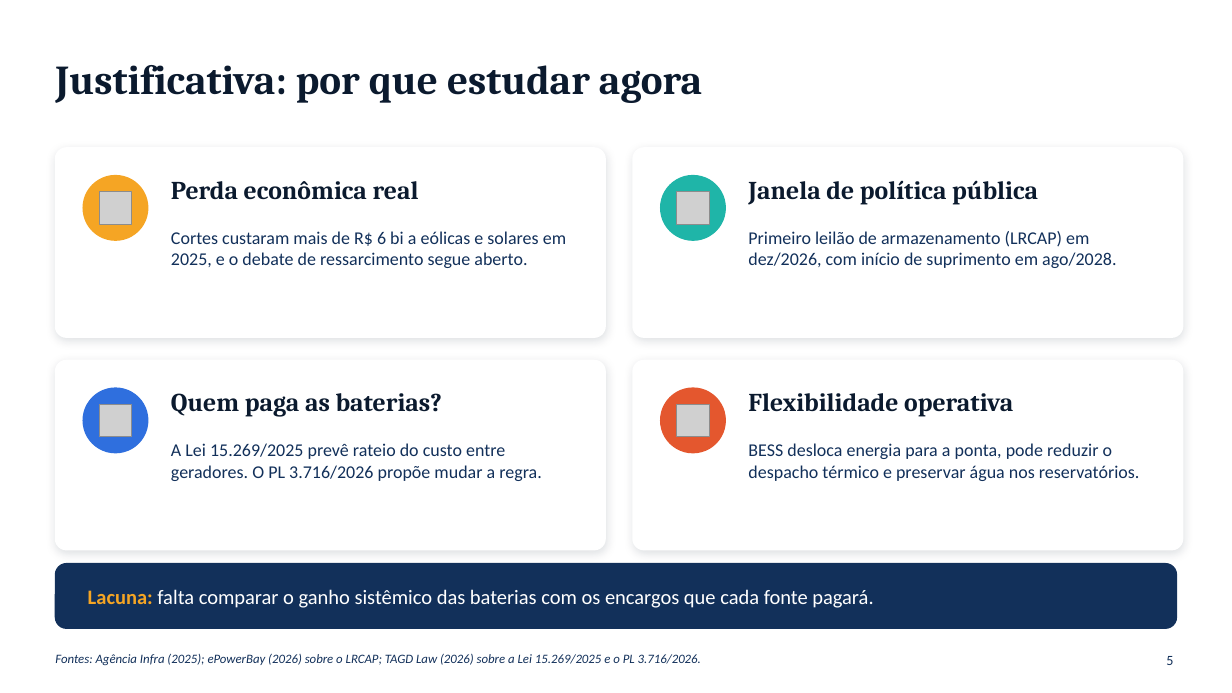
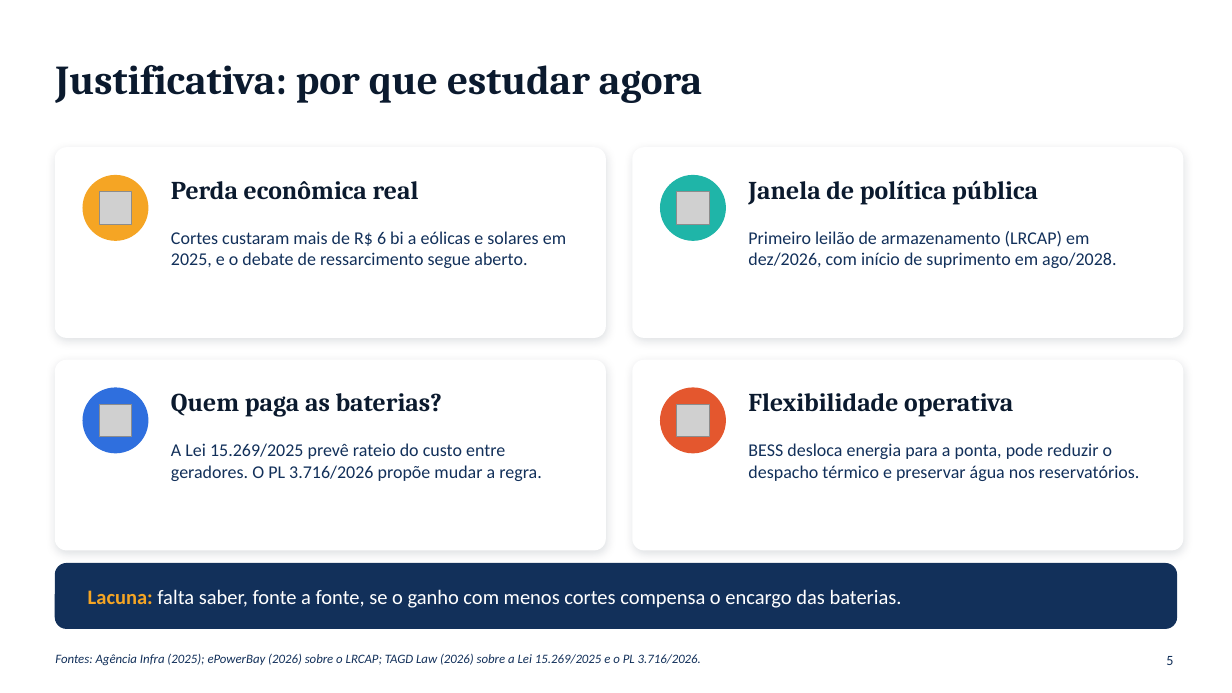
Before and after one commit to RonaldoSouza74/Instituto-de-Economia, a slide deck: slide 5 of Baterias_SIN_Economia_Setor_Eletrico_I.pptx. Drawn at 1232x693 pixels with LibreOffice and Linux fonts; fonts in the diff are those of the drawing; grey boxes stand for pictures. Boxes give left, top, right and bottom in pixels: in the first picture for what was removed or moved away, otherwise in the second. Text is boxed around its words. In the diff, an @@ line names an element or a change of style, - is before the commit and + after.

```diff
--- a/Baterias_SIN_Economia_Setor_Eletrico_I.pptx
+++ b/Baterias_SIN_Economia_Setor_Eletrico_I.pptx
@@ text at (88, 589, 902, 608): text changed @@
-Lacuna: falta comparar o ganho sistêmico das baterias com os encargos que cada fonte pagará.
+Lacuna: falta saber, fonte a fonte, se o ganho com menos cortes compensa o encargo das baterias.
```
Also in this commit, not shown: 15 other slides changed, 2 slides added, 2 slides removed.
